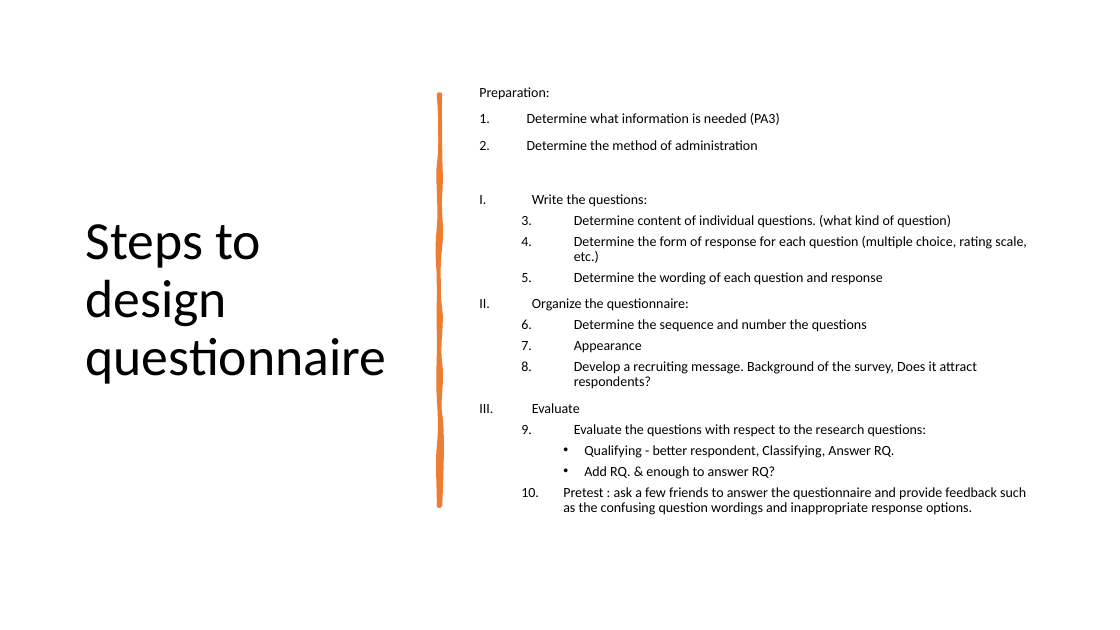
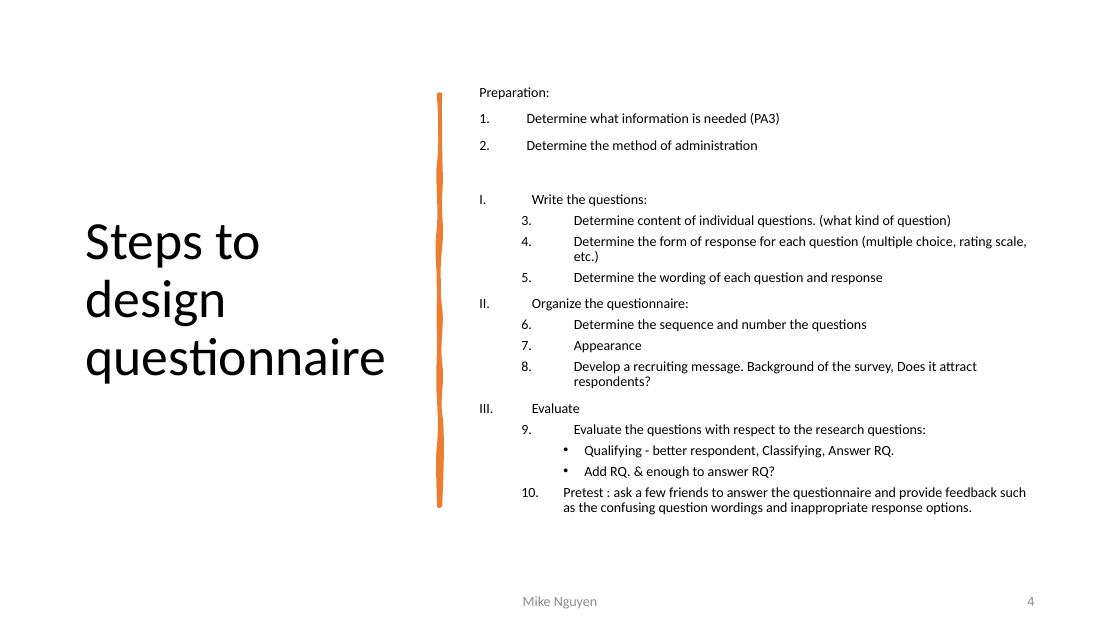
Before and after one commit to mikenguyen13/mar4050, a slide deck: slide 4 of lectures/7/Developing Questions and Designing the Questionaire.pptx. Drawn at 1120x630 pixels with LibreOffice and Linux fonts; fonts in the diff are those of the drawing. Boxes give left, top, right and bottom in pixels: in the first picture for what was removed or moved away, otherwise in the second. Text is boxed around its words. In the diff, an @@ line names an element or a change of style, - is before the commit and + after.

```diff
--- a/lectures/7/Developing Questions and Designing the Questionaire.pptx
+++ b/lectures/7/Developing Questions and Designing the Questionaire.pptx
@@ text added at [523, 596, 597, 609], 12 pt, text #8C8C8C @@
+Mike Nguyen
@@ page number added at [1027, 597, 1034, 606], 12 pt, text #8C8C8C @@
+4
```
Also in this commit, not shown: 9 other slides changed, 12 slides added, 14 other files.
